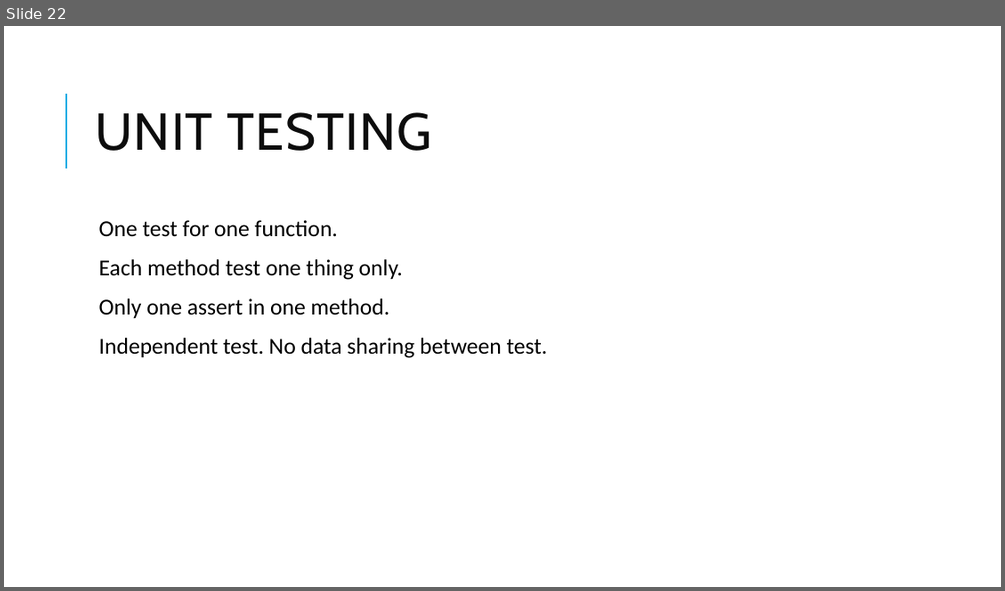
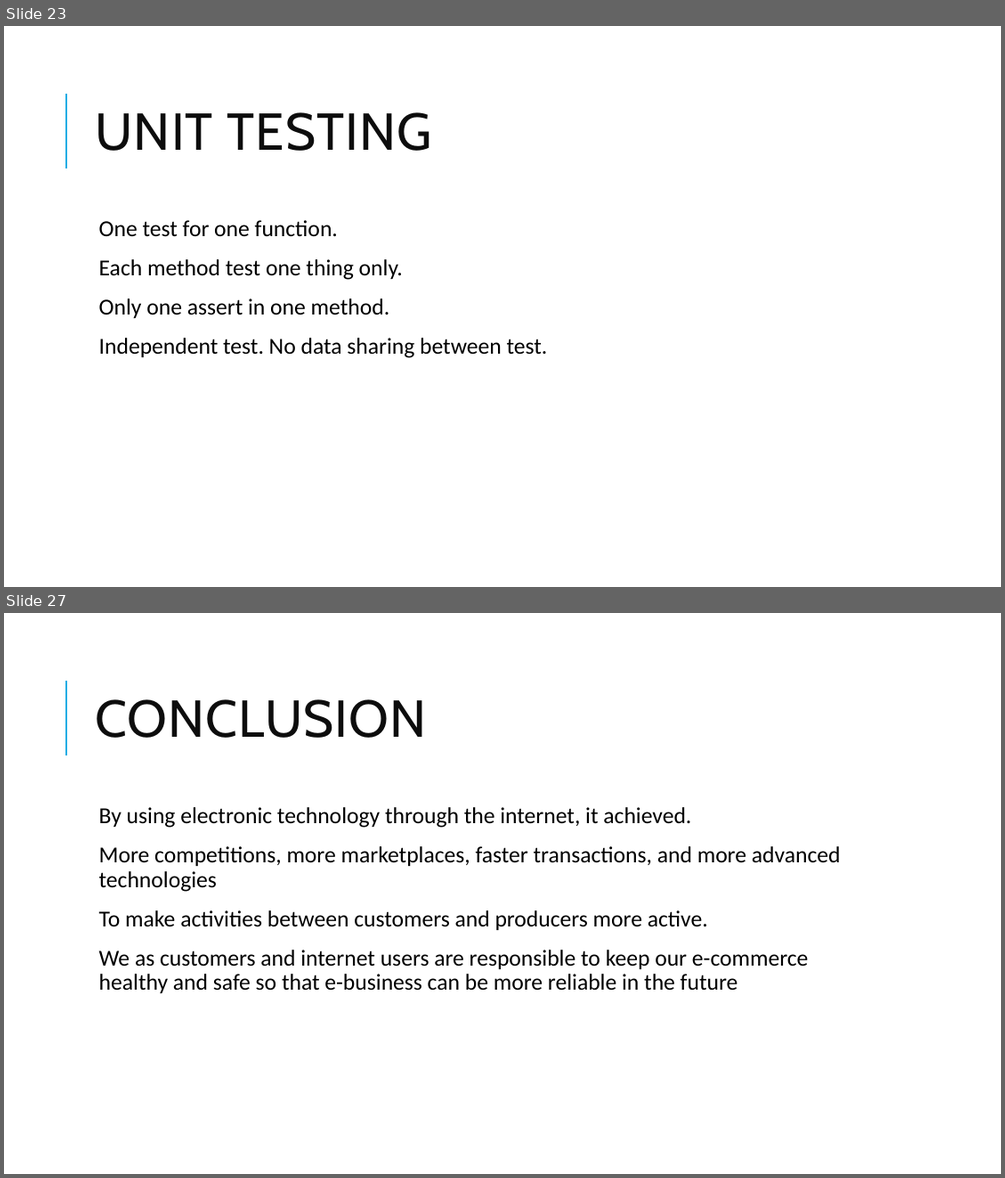
Before and after one commit to admondtamang/e-commerce-cp, a slide deck: E-commerce site.pptx. Shown one above the other, each under a label of ours: slide 22 before the commit, slides 23 and 27 after it; the slides between them are not shown. The pictures are 1005x591 and 1005x1178 pixels, drawn with LibreOffice and Linux fonts; fonts in the diff are those of the drawing. Boxes give left, top, right and bottom in pixels: in the first picture for what was removed or moved away, otherwise in the second. Text is boxed around its words. In the diff, an @@ line names an element or a change of style, - is before the commit and + after.

```diff
--- a/E-commerce site.pptx
+++ b/E-commerce site.pptx
@@ slide 27 added at <box>4,613,1001,1174</box>, background #FFFFFF; not listed: 1 template element that a slide beside it also shows @@
@@ title added at <box>95,699,426,738</box>, 50 pt, text #0D0D0D @@
+CONCLUSION
@@ text added at <box>99,807,841,993</box>, 22 pt, text #000000 @@
+  By using electronic technology through the internet, it achieved.
+  More competitions, more marketplaces, faster transactions, and more advanced technologies
+  To make activities between customers and producers more active.
+  We as customers and internet users are responsible to keep our e-commerce healthy and safe so that e-business can be more reliable in the future
@@ what was slide 22 is now slide 23 @@
```
Also in this commit, not shown: 8 slides changed, 8 other slides added, 6 slides removed, 45 other files.
